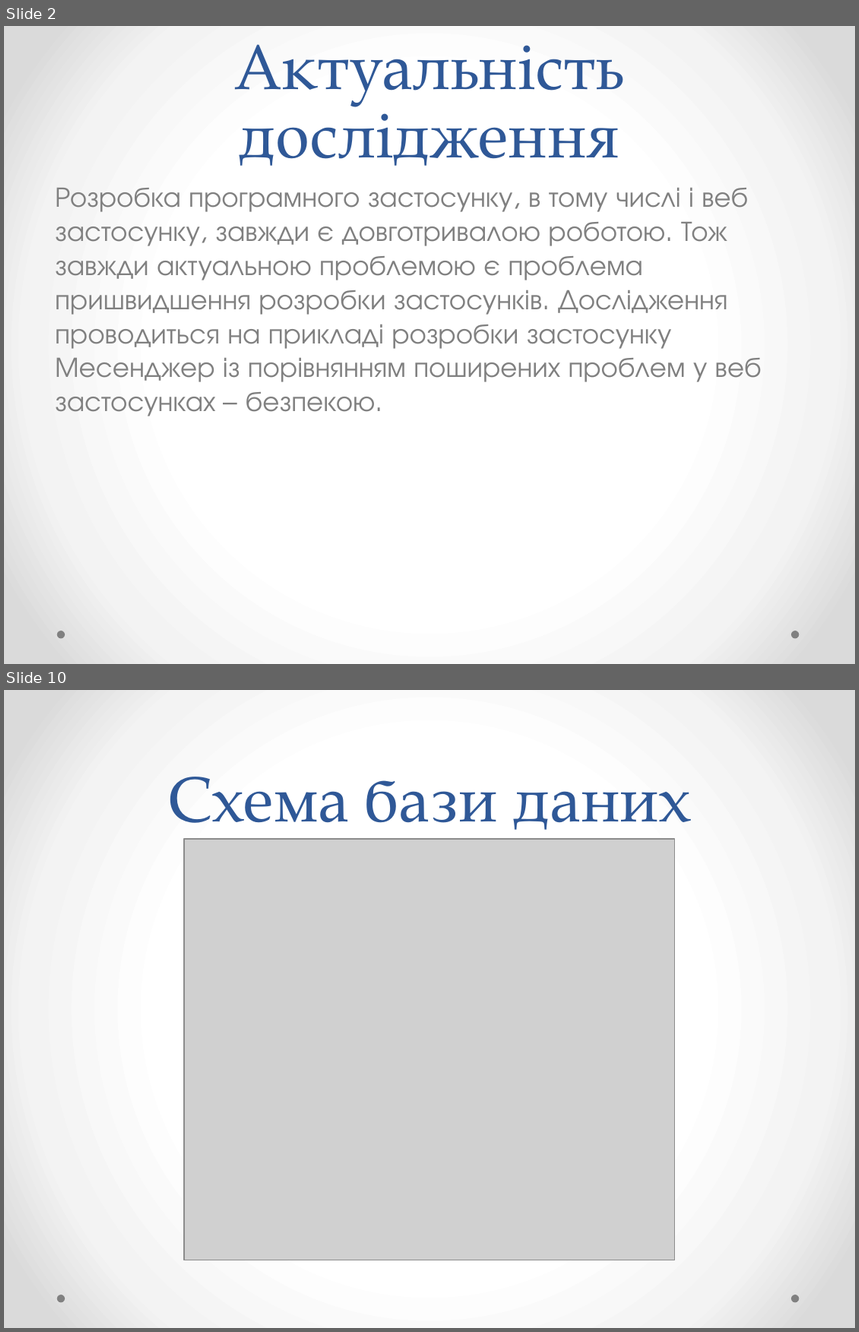
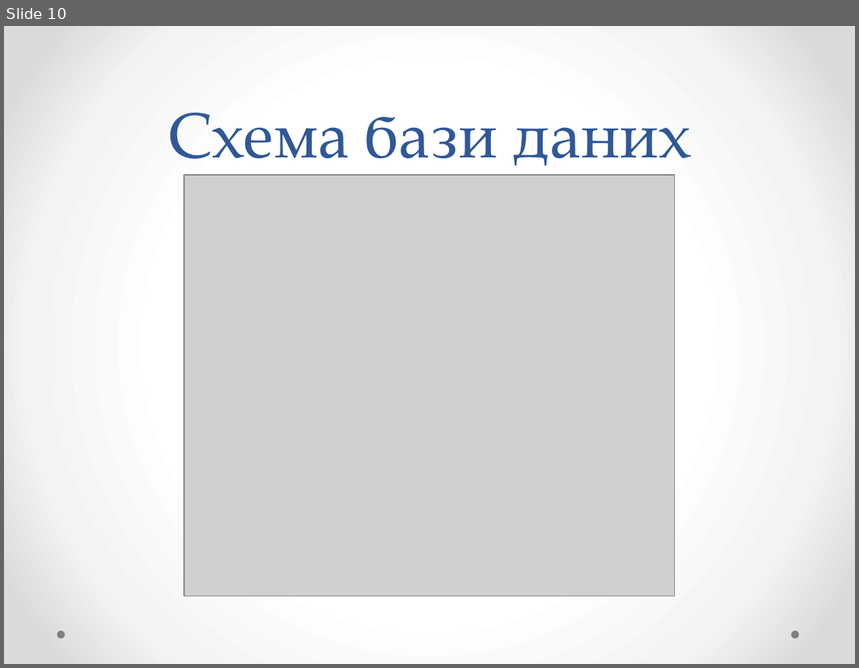
Before and after one commit to YaroslavGozak/University, a slide deck: Диплом/Розробка застосунку Месенджер.pptx. Shown one above the other, each under a label of ours: slides 2 and 10 before the commit, slide 10 after it; the slides between them are not shown. The pictures are 859x1332 and 859x668 pixels, drawn with LibreOffice and Linux fonts; fonts in the diff are those of the drawing; grey boxes stand for pictures. Boxes give left, top, right and bottom in pixels: in the first picture for what was removed or moved away, otherwise in the second. Text is boxed around its words. In the diff, an @@ line names an element or a change of style, - is before the commit and + after.

```diff
--- a/Диплом/Розробка застосунку Месенджер.pptx
+++ b/Диплом/Розробка застосунку Месенджер.pptx
@@ slide 2 removed at (4, 26, 855, 664), background gradient #FFFFFF to #F4F4F4 to #DADADA; not listed: 2 template elements that a slide beside it also shows @@
@@ title removed at (235, 44, 624, 166) @@
-Актуальність дослідження
@@ text removed at (55, 188, 762, 417) @@
-Розробка програмного застосунку, в тому числі і веб застосунку, завжди є довготривалою роботою. Тож завжди актуальною проблемою є проблема пришвидшення розробки застосунків. Дослідження проводиться на прикладі розробки застосунку Месенджер із порівнянням поширених проблем у веб застосунках – безпекою.
```
Also in this commit, not shown: 3 slides changed, 7 slides added, 7 other slides removed, 5 other files.
